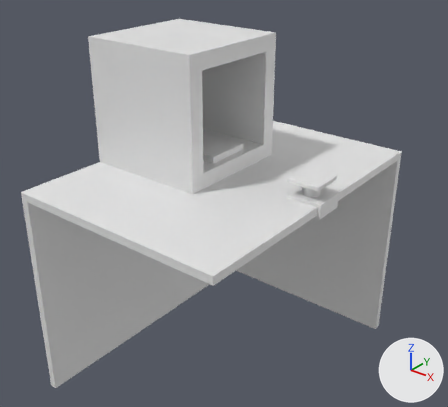
Renders of the Blender file 3d-printer-roboclaw/3d-printer-roboclaw.blend from each side of a commit.
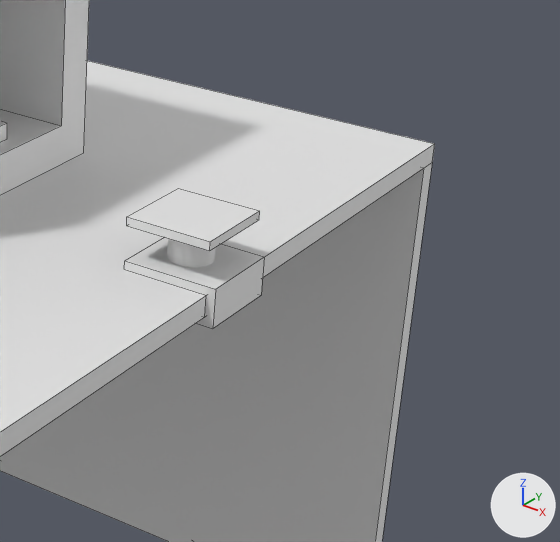
Each version appears first whole from a camera (50 mm lens) standing at (1486.0, -913.0, 1483.0) and looking at (391.0, 457.0, 634.0), and next in a close-up on the part from 54% to 100% of the width and 24% to 73% of the height. Arrows for +X, +Y and +Z are at lower right; the lights stay in place. The close-ups show mesh edges as thin lines.

In view in the first close-up: '3d-printer', 'desk', 'lower-base', 'table-mount', 'upper-base'.
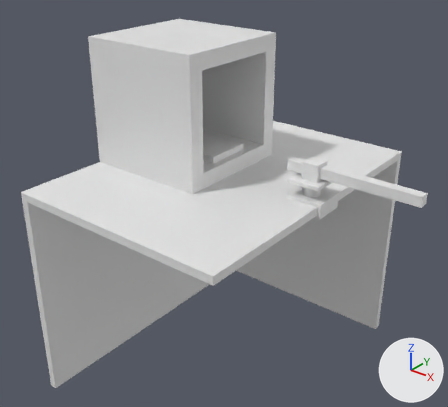
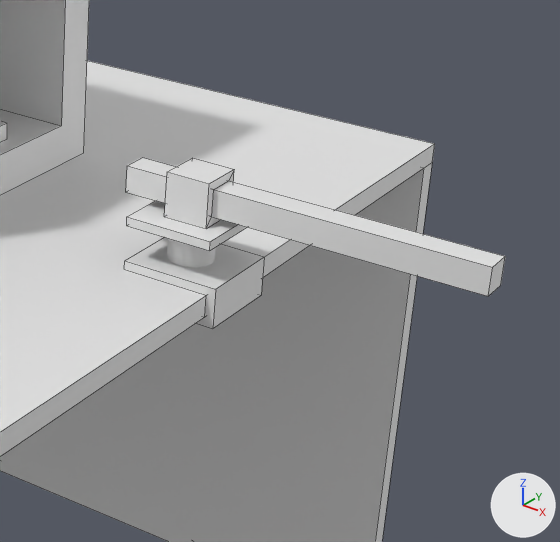
Commit message: add arm

Location of each change, (x1, y1, x2, y2) in pixels of the close-ups (560 x 542 px):
```json
{"object": "arm", "change": "added", "after": [126, 158, 505, 296]}
{"object": "arm-guide", "change": "added", "after": [164, 158, 234, 229]}
```

Scene script edits in JSON lines:
```json
{"op": "add", "block": "me_cube_012", "code": ["me_cube_012 = bpy.data.meshes.new('Cube.012')", "me_cube_012.from_pydata(...)  # a box spanning x 0.0..400.0, y 0.0..30.0, z 0.0..30.0"]}
{"op": "add", "block": "me_cube_011", "code": ["me_cube_011 = bpy.data.meshes.new('Cube.011')", "me_cube_011.from_pydata([(0.0, 0.0, 0.0), (0.0, 0.0, 50.0), (0.0, 50.0, 0.0), (0.0, 50.0, 50.0), (50.0, 0.0, 0.0), (50.0, 0.0, 50.0), (50.0, 50.0, 0.0), (50.0, 50.0, 50.0), (50.0, 10.0, 10.0), (0.0, 10.0, 10.0), (50.0, 10.0, 40.0), (0.0, 10.0, 40.0), (50.0, 40.0, 40.0), (0.0, 40.0, 40.0), (50.0, 40.0, 10.0), (0.0, 40.0, 10.0)], [], [(0, 1, 11, 9, 15, 2), (2, 3, 7, 6), (6, 7, 12, 14, 8, 4), (4, 5, 1, 0), (2, 6, 4, 0), (7, 3, 1, 5), (15, 14, 12, 13), (4, 8, 10, 12, 7, 5), (2, 15, 13, 11, 1, 3), (9, 8, 14, 15), (8, 9, 11, 10), (10, 11, 13, 12)])"]}
{"op": "add", "block": "ob_arm", "code": ["ob_arm = bpy.data.objects.new('arm', me_cube_012)", "ob_arm.location = (600.0, 485.0, 795.0)"]}
{"op": "add", "block": "ob_arm_guide", "code": ["ob_arm_guide = bpy.data.objects.new('arm-guide', me_cube_011)", "ob_arm_guide.location = (655.0, 475.0, 785.0)"]}
```
